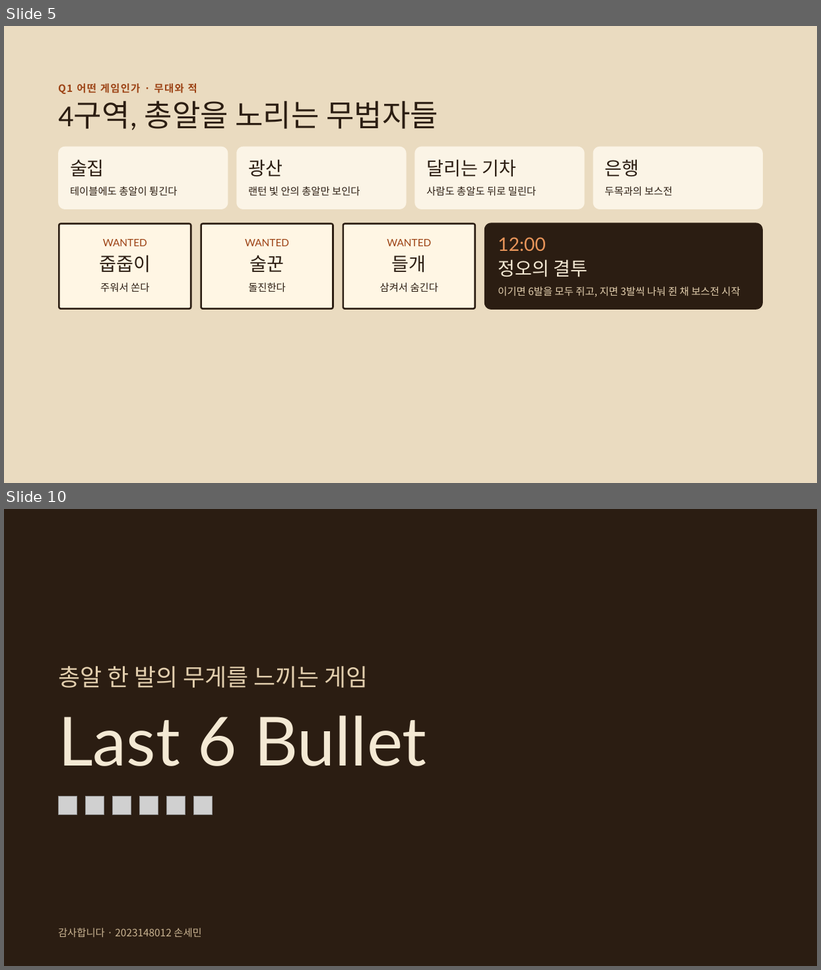
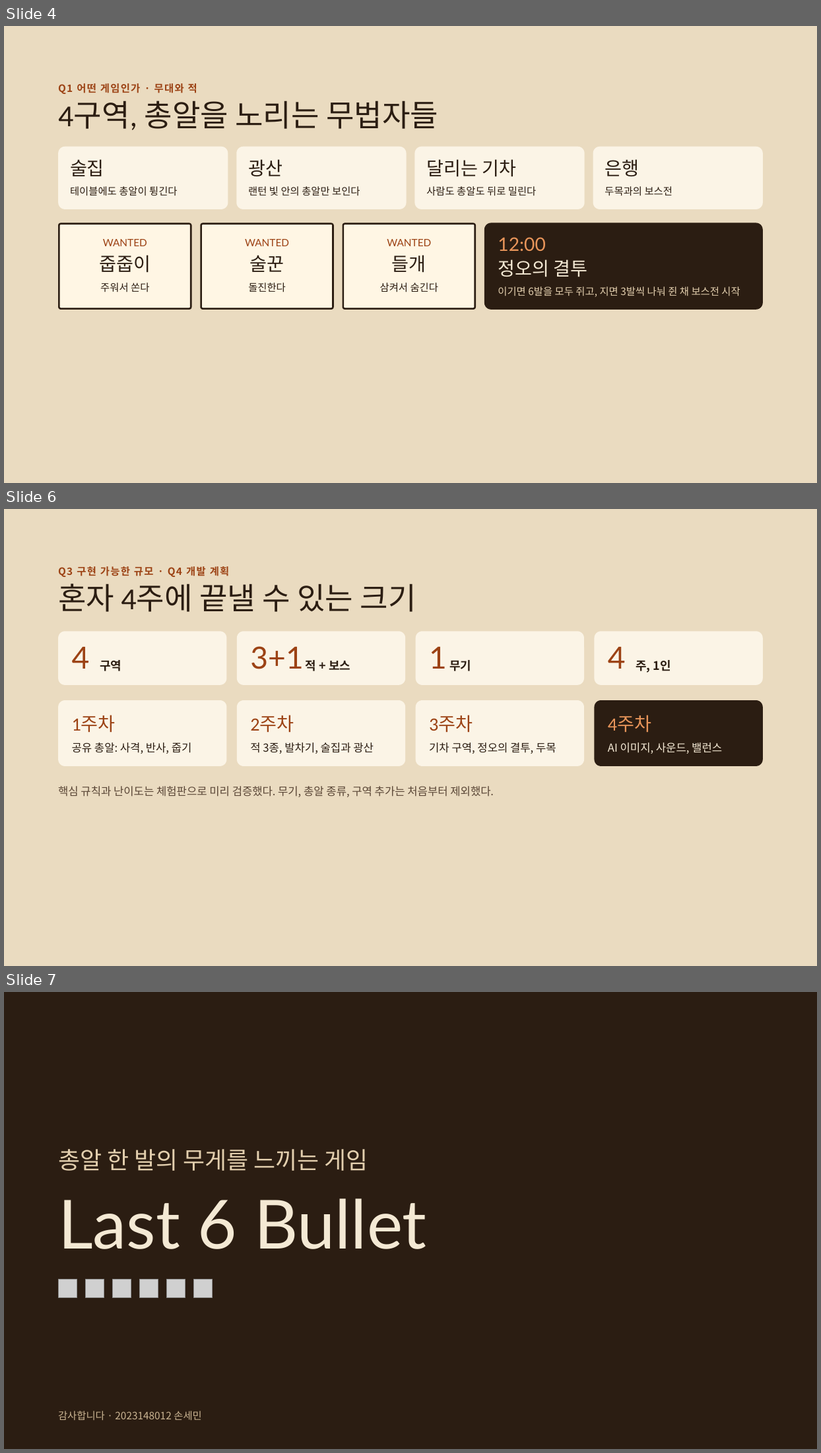
Before and after one commit to semin1228/Last6Bullet, a slide deck: docs/Last6Bullet_Presentation1.pptx. Shown one above the other, each under a label of ours: slides 5 and 10 before the commit, slides 4, 6 and 7 after it; the slides between them are not shown. The pictures are 821x970 and 821x1453 pixels, drawn with LibreOffice and Linux fonts; fonts in the diff are those of the drawing; grey boxes stand for pictures. Boxes give left, top, right and bottom in pixels: in the first picture for what was removed or moved away, otherwise in the second. Text is boxed around its words. In the diff, an @@ line names an element or a change of style, - is before the commit and + after.

```diff
--- a/docs/Last6Bullet_Presentation1.pptx
+++ b/docs/Last6Bullet_Presentation1.pptx
@@ slide 6 added at (x1=4, y1=509, x2=817, y2=966), background #EADBC0 @@
@@ text added at (x1=58, y1=566, x2=230, y2=577), 12 pt, text #9C4214, bold @@
+Q3 구현 가능한 규모 · Q4 개발 계획
@@ title added at (x1=58, y1=584, x2=416, y2=612), 36 pt, text #2B1D12 @@
+혼자 4주에 끝낼 수 있는 크기
@@ rounded rectangle added at (x1=58, y1=632, x2=226, y2=685), fill #FBF4E6 @@
@@ text added at (x1=72, y1=647, x2=90, y2=669), 36 pt, text #9C4214 @@
+4
@@ rounded rectangle added at (x1=237, y1=632, x2=405, y2=685), fill #FBF4E6 @@
@@ text added at (x1=250, y1=646, x2=303, y2=669), 36 pt, text #9C4214 @@
+3+1
@@ rounded rectangle added at (x1=416, y1=632, x2=584, y2=685), fill #FBF4E6 @@
@@ text added at (x1=429, y1=647, x2=447, y2=669), 36 pt, text #9C4214 @@
+1
@@ rounded rectangle added at (x1=595, y1=632, x2=763, y2=685), fill #FBF4E6 @@
@@ text added at (x1=608, y1=647, x2=626, y2=669), 36 pt, text #9C4214 @@
+4
@@ text added at (x1=100, y1=660, x2=121, y2=671), 14 pt, text #2B1D12, bold @@
+구역
@@ text added at (x1=306, y1=660, x2=350, y2=671), 14 pt, text #2B1D12, bold @@
+적 + 보스
@@ text added at (x1=450, y1=660, x2=471, y2=671), 14 pt, text #2B1D12, bold @@
+무기
@@ text added at (x1=636, y1=660, x2=671, y2=673), 14 pt, text #2B1D12, bold @@
+주, 1인
@@ rounded rectangle added at (x1=58, y1=700, x2=226, y2=766), fill #FBF4E6 @@
@@ rounded rectangle added at (x1=237, y1=700, x2=405, y2=766), fill #FBF4E6 @@
@@ rounded rectangle added at (x1=416, y1=700, x2=584, y2=766), fill #FBF4E6 @@
@@ rounded rectangle added at (x1=595, y1=700, x2=763, y2=766), fill #2B1D12 @@
@@ text added at (x1=72, y1=715, x2=116, y2=733), 22 pt, text #9C4214 @@
+1주차
@@ text added at (x1=250, y1=715, x2=294, y2=733), 22 pt, text #9C4214 @@
+2주차
@@ text added at (x1=429, y1=715, x2=473, y2=733), 22 pt, text #9C4214 @@
+3주차
@@ text added at (x1=608, y1=715, x2=651, y2=732), 22 pt, text #E8955A @@
+4주차
@@ text added at (x1=72, y1=743, x2=192, y2=754), 13 pt, text #2B1D12 @@
+공유 총알: 사격, 반사, 줍기
@@ text added at (x1=250, y1=743, x2=374, y2=754), 13 pt, text #2B1D12 @@
+적 3종, 발차기, 술집과 광산
@@ text added at (x1=429, y1=743, x2=556, y2=754), 13 pt, text #2B1D12 @@
+기차 구역, 정오의 결투, 두목
@@ text added at (x1=608, y1=743, x2=722, y2=754), 13 pt, text #F4E9D4 @@
+AI 이미지, 사운드, 밸런스
@@ text added at (x1=58, y1=786, x2=494, y2=797), 13 pt, text #5A4636 @@
+핵심 규칙과 난이도는 체험판으로 미리 검증했다. 무기, 총알 종류, 구역 추가는 처음부터 제외했다.
@@ what was slide 5 is now slide 4 @@
@@ what was slide 10 is now slide 7 @@
```
Also in this commit, not shown: 2 slides changed, 4 slides removed, 1 other file.
